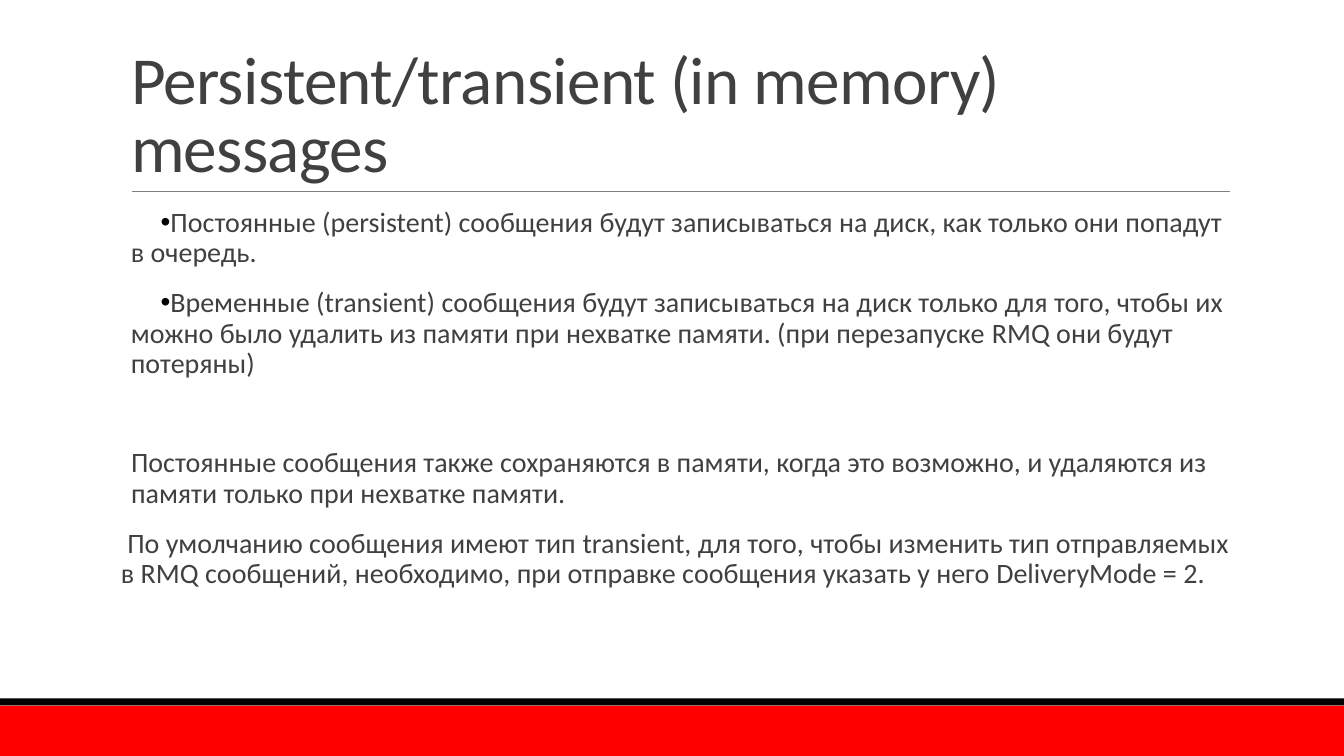
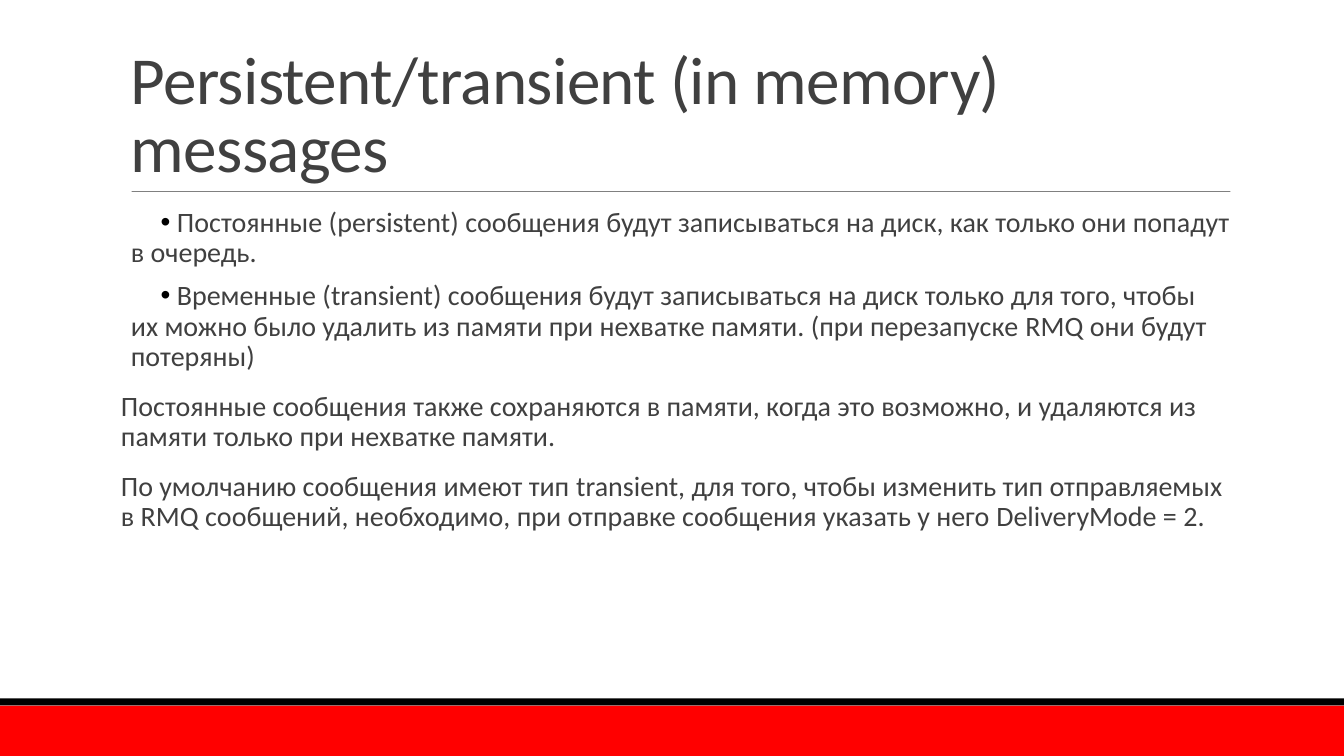
Before and after one commit to TurCons/DisconfRabbitMq, a slide deck: slide 15 of presentation/RabbitMQ.pptx (slide 14 before the commit). Drawn at 1344x756 pixels with LibreOffice and Linux fonts; fonts in the diff are those of the drawing; background and template pictures are left out. Boxes give left, top, right and bottom in pixels: in the first picture for what was removed or moved away, otherwise in the second. Text is boxed around its words. In the diff, an @@ line names an element or a change of style, - is before the commit and + after.

```diff
--- a/presentation/RabbitMQ.pptx
+++ b/presentation/RabbitMQ.pptx
@@ text "Постоянные (persistent) сообщения будут записываться ..." at box(121, 211, 1229, 531): alignment left to justified; less space between paragraphs; bullet   to none @@
```
Also in this commit, not shown: 8 other slides changed, 1 slide added, 6 other files.
